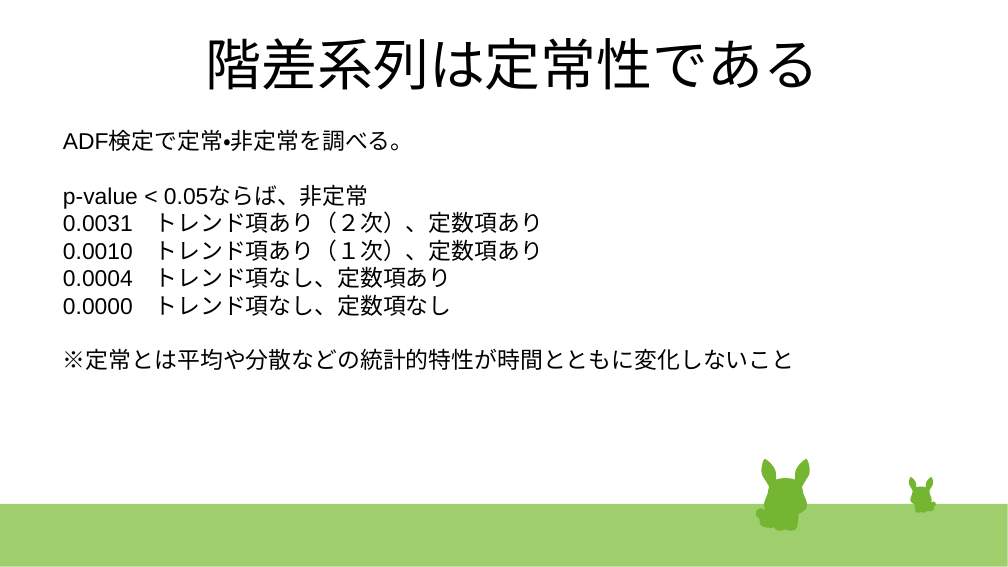
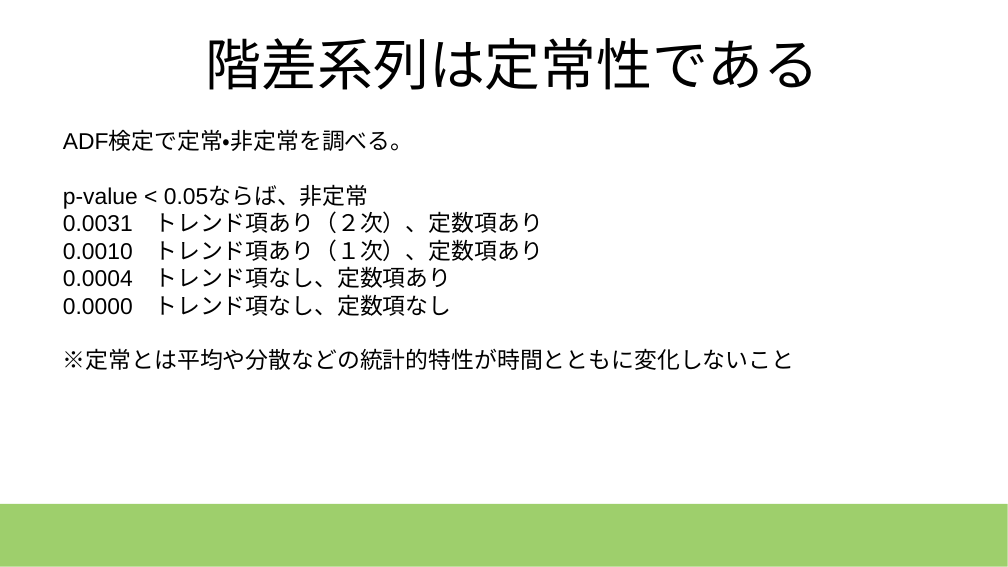
Before and after one commit to kawagashira/deepcraft, a slide deck: slide 9 of time_series/time_series.pptx. Drawn at 1008x567 pixels with LibreOffice and Linux fonts; fonts in the diff are those of the drawing. Boxes give left, top, right and bottom in pixels: in the first picture for what was removed or moved away, otherwise in the second. Text is boxed around its words. In the diff, an @@ line names an element or a change of style, - is before the commit and + after.

```diff
--- a/time_series/time_series.pptx
+++ b/time_series/time_series.pptx
@@ group removed at [756,459,810,531]: 23 freeform shapes @@
@@ group removed at [909,477,936,513]: 23 freeform shapes @@
```
Also in this commit, not shown: 13 other slides changed, 2 slides added, 1 slide removed, 3 other files.
